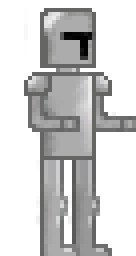
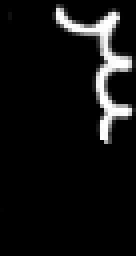
Layered file, before and after one edit (136×256). Changes by layer:
added layer "Layer 11" above "Dmg Test 1" over [left=0, top=0, right=136, bottom=212]
moved "Body" into group "Character" over [left=24, top=8, right=136, bottom=172]
painted on "Layer 9" over [left=40, top=160, right=44, bottom=164]
moved "Head" into group "Character" over [left=40, top=8, right=96, bottom=88]
hid group "Leeeegs" (3 layers), moved it into group "Character" over [left=36, top=160, right=112, bottom=256]
showed "Layer 1" over [left=0, top=0, right=136, bottom=256]
